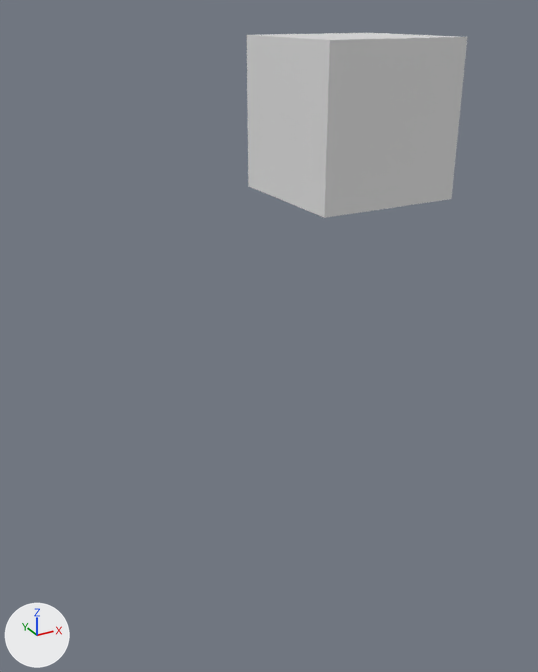
A saved change to the glTF model assets/scenes/level1.glb.
One viewpoint serves both versions: a 50 mm lens placed at (-5.85, -8.43, 2.32), pointed at (1.58, 5.09, -4.44). The axes (+X, +Y, +Z) are drawn at lower left. The lights are the same throughout. Where no turn or scale is listed for an object, it has been applied to the vertices.

The first picture shows 'Player'.
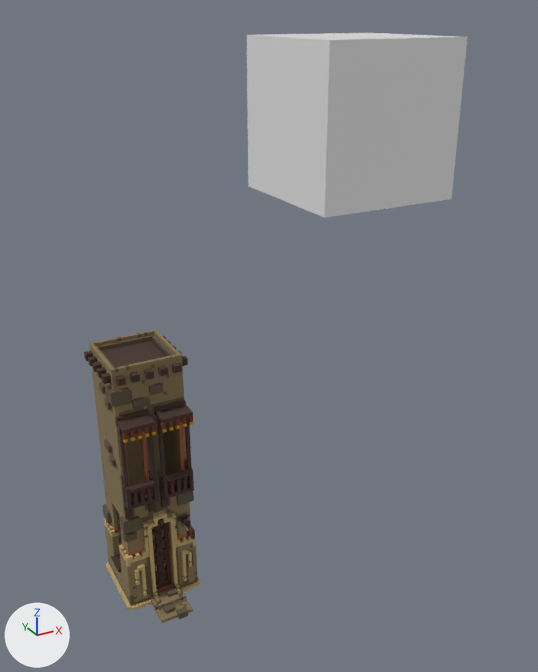
The newer file is also turned or shifted as a whole; pictures and numbers use the older file's frame.

What differs and where, as boxes (x1, y1, x2, y2) in the pictures (538 x 672 px):
'TallBuilding', added (brown): after (84, 330, 201, 623)

Diff of the bpy script that builds the scene:
```diff
--- a/assets/scenes/level1.glb.py
+++ b/assets/scenes/level1.glb.py
@@ img_tallbuilding01 @@
+img_tallbuilding01 = load_image('TallBuilding01', '_unpacked/TallBuilding01', 256, 1, 'sRGB')
@@ mat_palette @@
+mat_palette = principled_material('palette')
+mat_palette.texture = img_tallbuilding01
+mat_palette.roughness = 1.0
@@ me_tallbuilding01 @@
+me_tallbuilding01.from_pydata(...)  # 2836 vertices, 5952 faces; spans x -1.2..1.2, y -1.7..1.7, z 0.0..8.0
+me_tallbuilding01.materials.append(mat_palette)  # picture img_tallbuilding01
@@ ob_tallbuilding @@
+ob_tallbuilding = bpy.data.objects.new('TallBuilding', me_tallbuilding01)
+ob_tallbuilding.location = (0.0, 9.48, -14.37)
```
